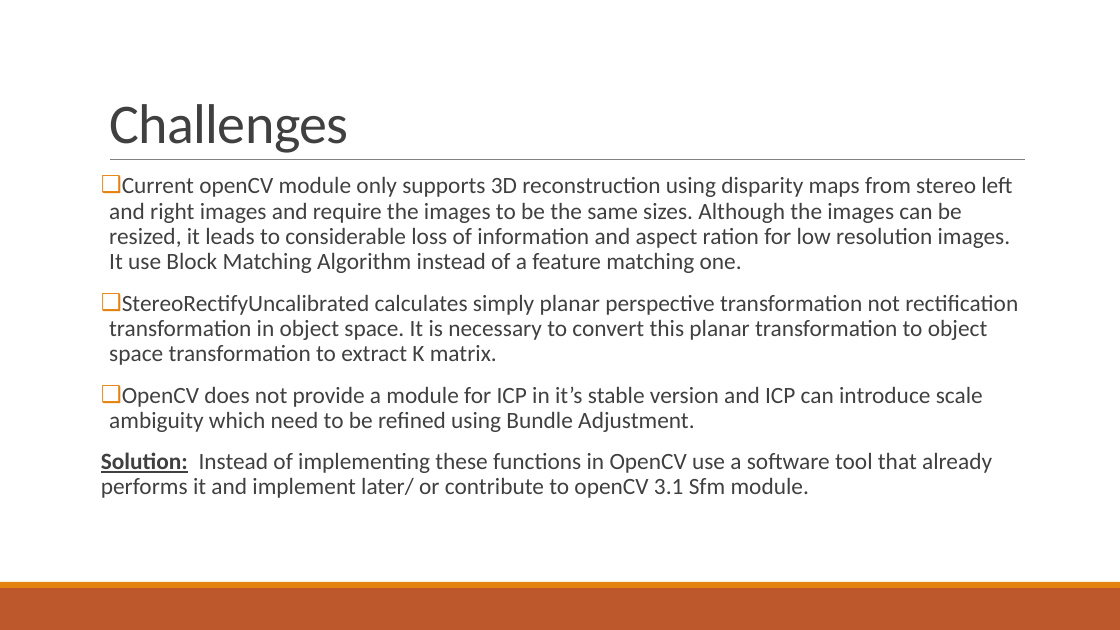
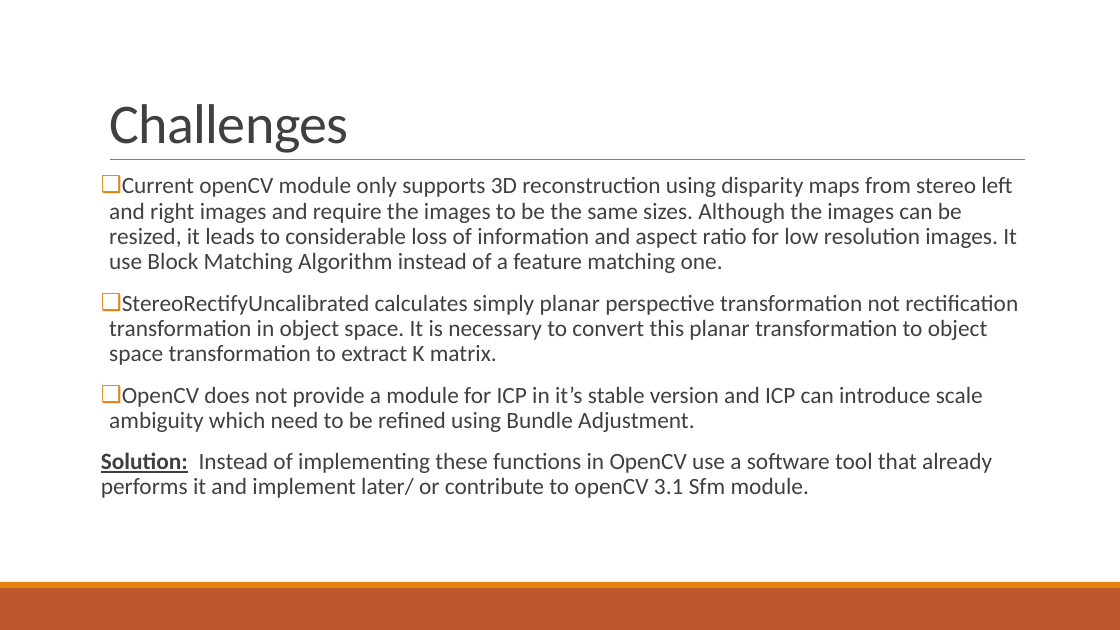
Before and after one commit to anonymous31173/3D-Reconstruction, a slide deck: slide 6 of 3D Reconstruction of Notre Dame Cathedral.pptx. Drawn at 1120x630 pixels with LibreOffice and Linux fonts; fonts in the diff are those of the drawing. Boxes give left, top, right and bottom in pixels: in the first picture for what was removed or moved away, otherwise in the second. Text is boxed around its words. In the diff, an @@ line names an element or a change of style, - is before the commit and + after.

```diff
--- a/3D Reconstruction of Notre Dame Cathedral.pptx
+++ b/3D Reconstruction of Notre Dame Cathedral.pptx
@@ text at (109,177,1017,273): text changed @@
-❑ Current openCV module only supports 3D reconstruction using disparity maps from stereo left and right images and require the images to be the same sizes. Although the images can be resized, it leads to considerable loss of information and aspect ration for low resolution images. It use Block Matching Algorithm instead of a feature matching one.
+❑ Current openCV module only supports 3D reconstruction using disparity maps from stereo left and right images and require the images to be the same sizes. Although the images can be resized, it leads to considerable loss of information and aspect ratio for low resolution images. It use Block Matching Algorithm instead of a feature matching one.
```
Also in this commit, not shown: 4 other slides changed, 2 slides added.
